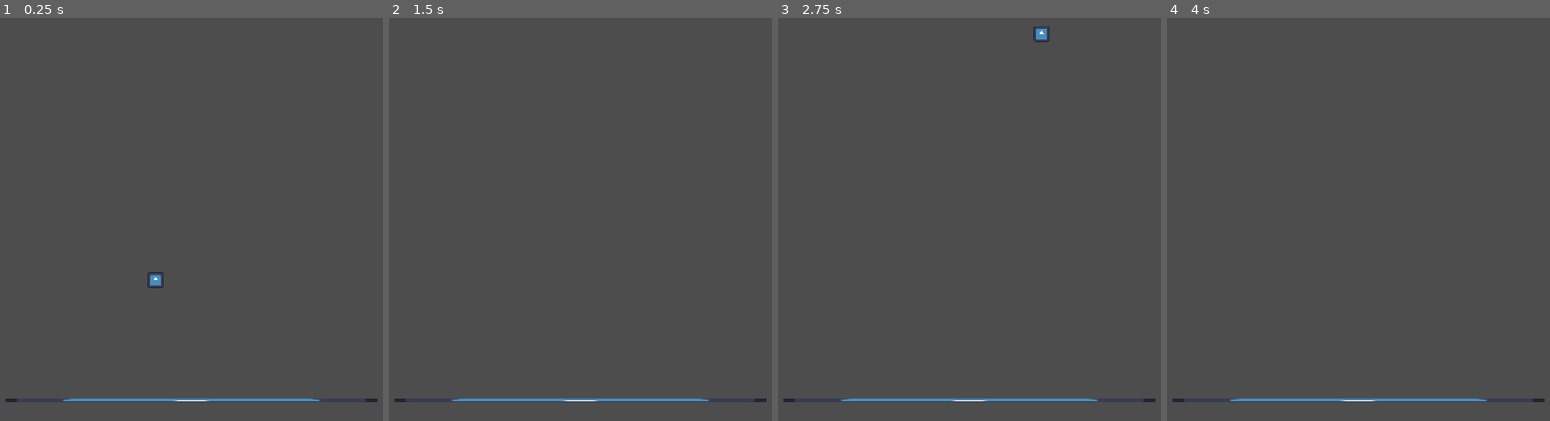
Above: before the commit, frames 1-4 (left to right).
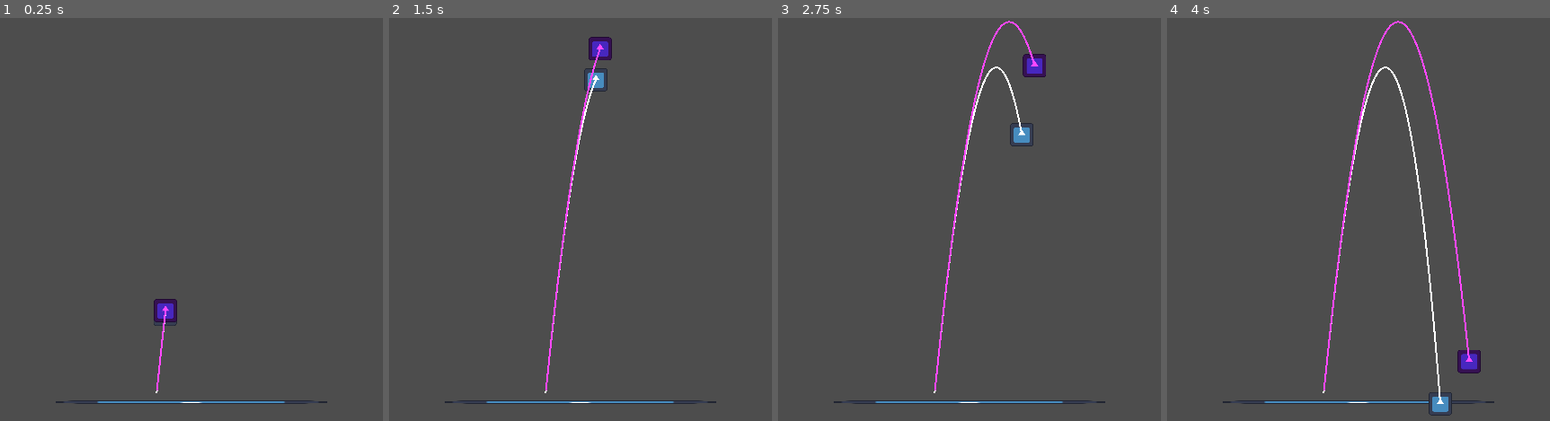
Above: after the commit, the same moments.

Repository: d-bucur/godot_integration_comparison
Game: Godot game, scene res://test_scenes/integration_comparison.tscn
The game is run twice, just before and just after one commit, with the same random seed, the same clock (stepped at 60 frames per second) and the same inputs. Before the commit the project starts from res://test_scenes/default_integration.tscn. The engine's default icon, where the game draws it, is replaced by a stand-in: a white triangle on a blue panel in a dark square.
Inputs:
- Up to frame 1 (0.25 s): no input
- Up to frame 2 (1.5 s): no input
- Up to frame 3 (2.75 s): no input
- Up to frame 4 (4 s): no input

The runs differ from the first frame. In frame 1, 1.4% of the frame differs, in the area x 1-99%, y 63-96%; in frame 2, 1.9%; in frame 3, 2.2%; in frame 4, 2.7%, in the area x 1-99%, y 0-99%.

Commit message:
moved all methods to single scene and updated results formatting

Diff:
--- a/project.godot
+++ b/project.godot
@@ -11,7 +11,7 @@
 [application]
 
 config/name="Integration Test"
-run/main_scene="res://test_scenes/default_integration.tscn"
+run/main_scene="res://test_scenes/integration_comparison.tscn"
 config/features=PackedStringArray("4.0", "Mobile")
 config/icon="res://icon.svg"
 
--- a/test_monitor.gd
+++ b/test_monitor.gd
@@ -1,5 +1,6 @@
 extends Node
 
+@export var method_name: String
 @export var target: Node2D
 @export var finish_line: Node2D
 ## physics_ticks_per_second value
@@ -30,11 +31,10 @@
 
 func _on_finished():
 	var t = Time.get_ticks_msec() - time_started
-	var t_error = abs(float(expected_time - t)) / expected_time
-	# print("fps: %d" % fps)
-	print("tps: %d" % tps)
-	print("jump time: %f" % t)
-	print("time error: %f" % t_error)
-	print("max_x: %f" % max_x)
-	print("max_y: %f" % max_y)
+	# var t_error = abs(float(expected_time - t)) / expected_time
+	print("|-----------------|-----|-------|---------|---------|
+| method          | tps | max_x | min_y   | time    |
+|-----------------|-----|-------|---------|---------|
+| %s      | %d | %.1f | %.1f | %d |" % [method_name, tps, max_x, max_y, t])
 	is_stopped = true
+	target.sleeping = true
--- a/test_scenes/default_integration.tscn
+++ /dev/null
@@ -1,35 +0,0 @@
-[gd_scene load_steps=5 format=3 uid="uid://dpu6ek7fvh71d"]
-
-[ext_resource type="Texture2D" uid="uid://dyidx7utgs7gj" path="res://icon.svg" id="1_6q1sf"]
-[ext_resource type="PackedScene" uid="uid://dpfh0i55mrxd8" path="res://ground.tscn" id="2_ayovp"]
-[ext_resource type="Script" path="res://test_monitor.gd" id="2_ysfit"]
-
-[sub_resource type="RectangleShape2D" id="RectangleShape2D_5egjf"]
-size = Vector2(62, 64)
-
-[node name="Node2D" type="Node2D"]
-
-[node name="Player" type="RigidBody2D" parent="."]
-position = Vector2(294, 589)
-max_contacts_reported = 1
-contact_monitor = true
-linear_velocity = Vector2(200, -2000)
-
-[node name="Sprite2D" type="Sprite2D" parent="Player"]
-scale = Vector2(0.5, 0.5)
-texture = ExtResource("1_6q1sf")
-
-[node name="CollisionShape2D" type="CollisionShape2D" parent="Player"]
-shape = SubResource("RectangleShape2D_5egjf")
-
-[node name="Ground" parent="." instance=ExtResource("2_ayovp")]
-
-[node name="Camera2D" type="Camera2D" parent="."]
-position = Vector2(480, -86)
-zoom = Vector2(0.4, 0.4)
-
-[node name="TestMonitor" type="Node" parent="." node_paths=PackedStringArray("target", "finish_line")]
-script = ExtResource("2_ysfit")
-target = NodePath("../Player")
-finish_line = NodePath("../Ground")
-tps = 120
--- /dev/null
+++ b/test_scenes/integration_comparison.tscn
@@ -0,0 +1,57 @@
+[gd_scene load_steps=6 format=3 uid="uid://dpu6ek7fvh71d"]
+
+[ext_resource type="PackedScene" uid="uid://dpfh0i55mrxd8" path="res://ground.tscn" id="1_pnjng"]
+[ext_resource type="Script" path="res://test_monitor.gd" id="2_cv3s2"]
+[ext_resource type="Texture2D" uid="uid://dyidx7utgs7gj" path="res://icon.svg" id="3_fui4e"]
+[ext_resource type="Script" path="res://trail.gd" id="4_ua7nv"]
+[ext_resource type="Script" path="res://verlet_integrator.gd" id="5_qybnl"]
+
+[node name="Node2D" type="Node2D"]
+
+[node name="Camera2D" type="Camera2D" parent="."]
+position = Vector2(480, -364)
+zoom = Vector2(0.292, 0.292)
+
+[node name="Ground" parent="." instance=ExtResource("1_pnjng")]
+
+[node name="EngineDefault" type="RigidBody2D" parent="."]
+position = Vector2(294, 589)
+max_contacts_reported = 1
+contact_monitor = true
+linear_velocity = Vector2(200, -2000)
+
+[node name="TestMonitor" type="Node" parent="EngineDefault" node_paths=PackedStringArray("target", "finish_line")]
+script = ExtResource("2_cv3s2")
+method_name = "engine/euler"
+target = NodePath("..")
+finish_line = NodePath("../../Ground")
+tps = 120
+
+[node name="Sprite2D" type="Sprite2D" parent="EngineDefault"]
+texture = ExtResource("3_fui4e")
+
+[node name="Trail" type="Line2D" parent="EngineDefault"]
+top_level = true
+script = ExtResource("4_ua7nv")
+
+[node name="VelocityVerlet" type="Node2D" parent="."]
+modulate = Color(1, 0.282353, 1, 1)
+position = Vector2(294, 589)
+script = ExtResource("5_qybnl")
+linear_velocity = Vector2(200, -2000)
+acceleration = Vector2(0, 980)
+
+[node name="TestMonitor2" type="Node" parent="VelocityVerlet" node_paths=PackedStringArray("target", "finish_line")]
+script = ExtResource("2_cv3s2")
+method_name = "velocity_vernet_constant"
+target = NodePath("..")
+finish_line = NodePath("../../Ground")
+tps = 120
+
+[node name="Sprite2D" type="Sprite2D" parent="VelocityVerlet"]
+texture = ExtResource("3_fui4e")
+
+[node name="Trail" type="Line2D" parent="VelocityVerlet"]
+modulate = Color(1, 0.282353, 1, 1)
+top_level = true
+script = ExtResource("4_ua7nv")
--- a/test_scenes/verlet_integration.tscn
+++ /dev/null
@@ -1,36 +0,0 @@
-[gd_scene load_steps=6 format=3 uid="uid://bu12a2itid7cm"]
-
-[ext_resource type="Script" path="res://verlet_integrator.gd" id="1_0r0r6"]
-[ext_resource type="Texture2D" uid="uid://dyidx7utgs7gj" path="res://icon.svg" id="1_ojjr4"]
-[ext_resource type="Script" path="res://test_monitor.gd" id="2_rs303"]
-[ext_resource type="PackedScene" uid="uid://dpfh0i55mrxd8" path="res://ground.tscn" id="3_nl3i1"]
-
-[sub_resource type="RectangleShape2D" id="RectangleShape2D_5egjf"]
-size = Vector2(62, 64)
-
-[node name="Node2D" type="Node2D"]
-
-[node name="Player" type="Node2D" parent="."]
-position = Vector2(294, 589)
-script = ExtResource("1_0r0r6")
-linear_velocity = Vector2(200, -2000)
-acceleration = Vector2(0, 980)
-
-[node name="Sprite2D" type="Sprite2D" parent="Player"]
-scale = Vector2(0.5, 0.5)
-texture = ExtResource("1_ojjr4")
-
-[node name="CollisionShape2D" type="CollisionShape2D" parent="Player"]
-shape = SubResource("RectangleShape2D_5egjf")
-
-[node name="Ground" parent="." instance=ExtResource("3_nl3i1")]
-
-[node name="Camera2D" type="Camera2D" parent="."]
-position = Vector2(480, -86)
-zoom = Vector2(0.4, 0.4)
-
-[node name="TestMonitor" type="Node" parent="." node_paths=PackedStringArray("target", "finish_line")]
-script = ExtResource("2_rs303")
-target = NodePath("../Player")
-finish_line = NodePath("../Ground")
-tps = 120
--- /dev/null
+++ b/trail.gd
@@ -0,0 +1,9 @@
+extends Line2D
+
+@export var max_points: int = 0
+
+# Called every frame. 'delta' is the elapsed time since the previous frame.
+func _process(delta: float) -> void:
+	add_point(get_parent().global_position)
+	if max_points > 0 and points.size() > max_points:
+		remove_point(0)
--- a/verlet_integrator.gd
+++ b/verlet_integrator.gd
@@ -3,8 +3,12 @@
 @export var linear_velocity: Vector2
 @export var acceleration: Vector2
 
+var sleeping := false
+
 
 # Called every frame. 'delta' is the elapsed time since the previous frame.
 func _physics_process(delta: float) -> void:
+	if sleeping:
+		return
 	position += delta * (linear_velocity + delta * acceleration / 2.0);
 	linear_velocity += delta * acceleration;
Not shown, added: results.md
